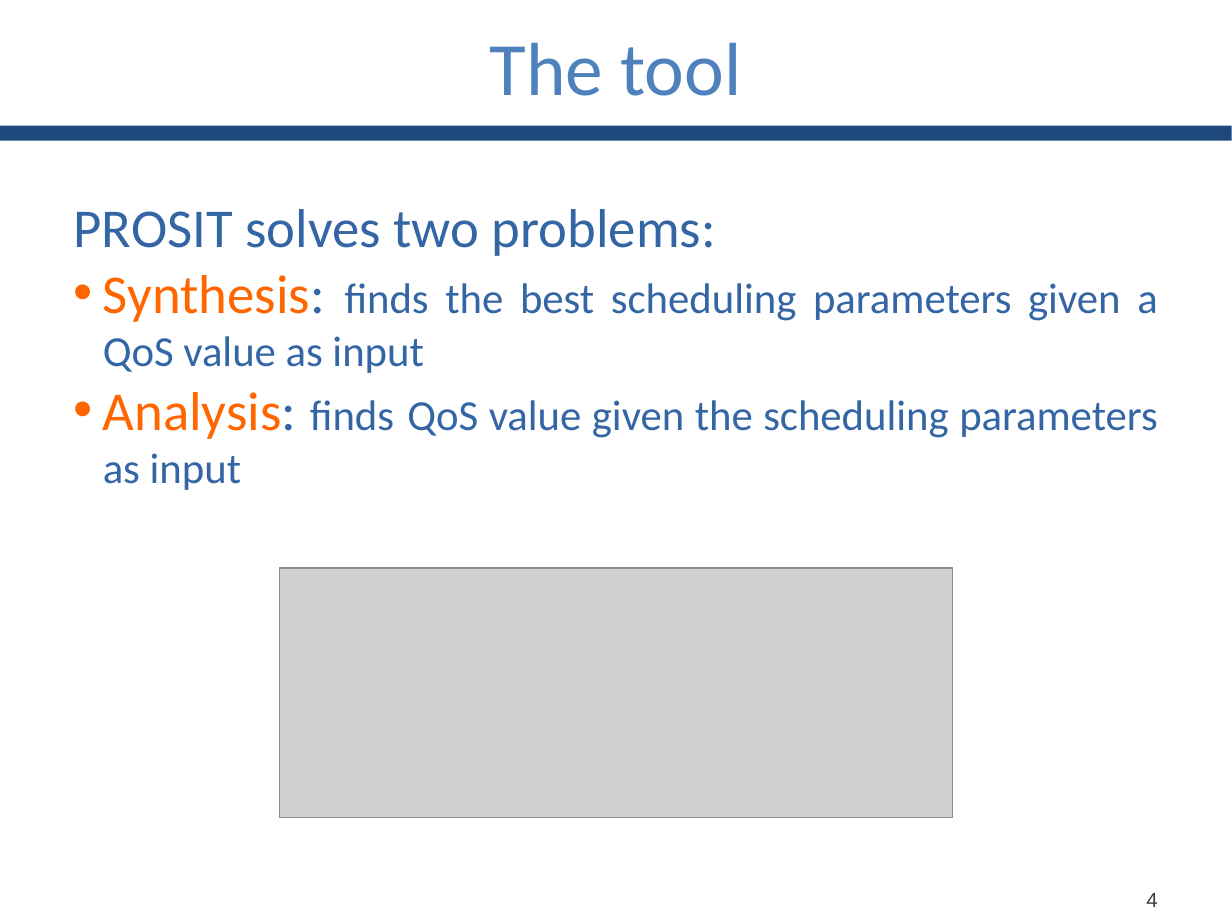
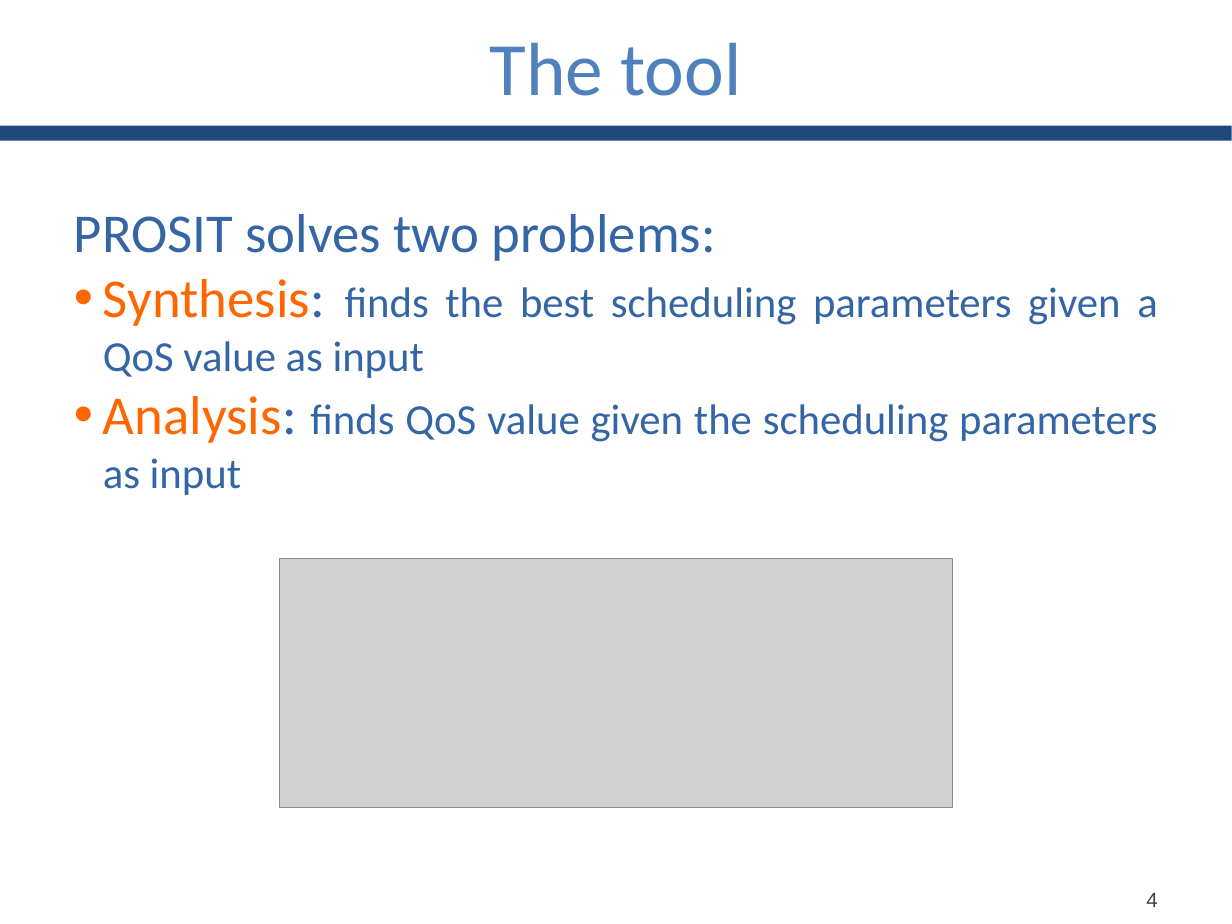
Before and after one commit to GianlucaBortoli/bachelorThesis, a slide deck: slide 8 of slides/slides.pptx. Drawn at 1232x924 pixels with LibreOffice and Linux fonts; fonts in the diff are those of the drawing; grey boxes stand for pictures. Boxes give left, top, right and bottom in pixels: in the first picture for what was removed or moved away, otherwise in the second. Text is boxed around its words. In the diff, an @@ line names an element or a change of style, - is before the commit and + after.

```diff
--- a/slides/slides.pptx
+++ b/slides/slides.pptx
@@ text "PROSIT solves two problems:": place and size @@
-text "PROSIT solves two problems:" at box(74, 209, 1157, 490)
+text "PROSIT solves two problems:" at box(74, 214, 1158, 495)
@@ picture: place and size @@
-picture at box(280, 568, 952, 817)
+picture at box(280, 558, 952, 807)
```
Also in this commit, not shown: 4 other slides changed.
